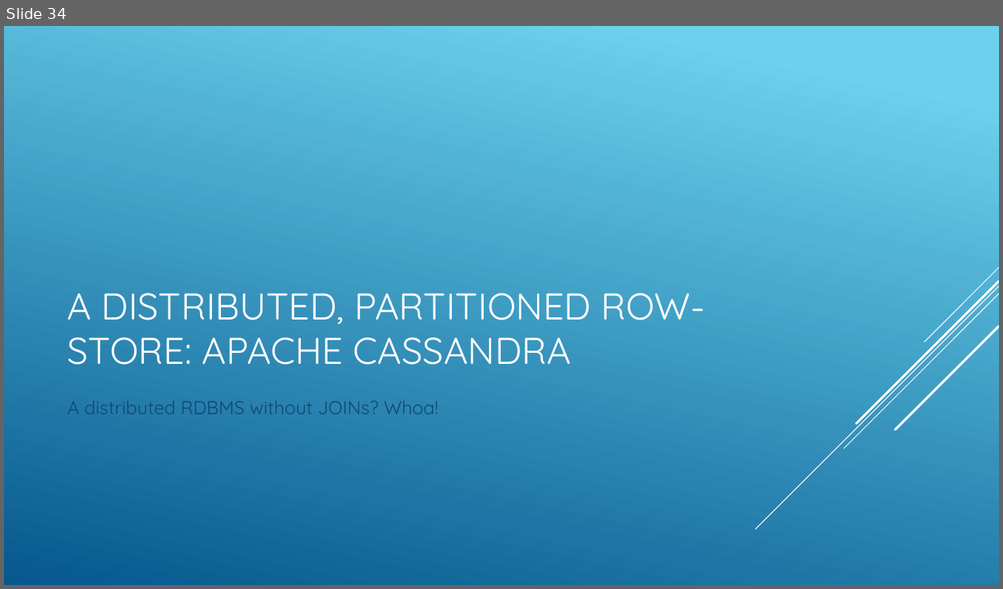
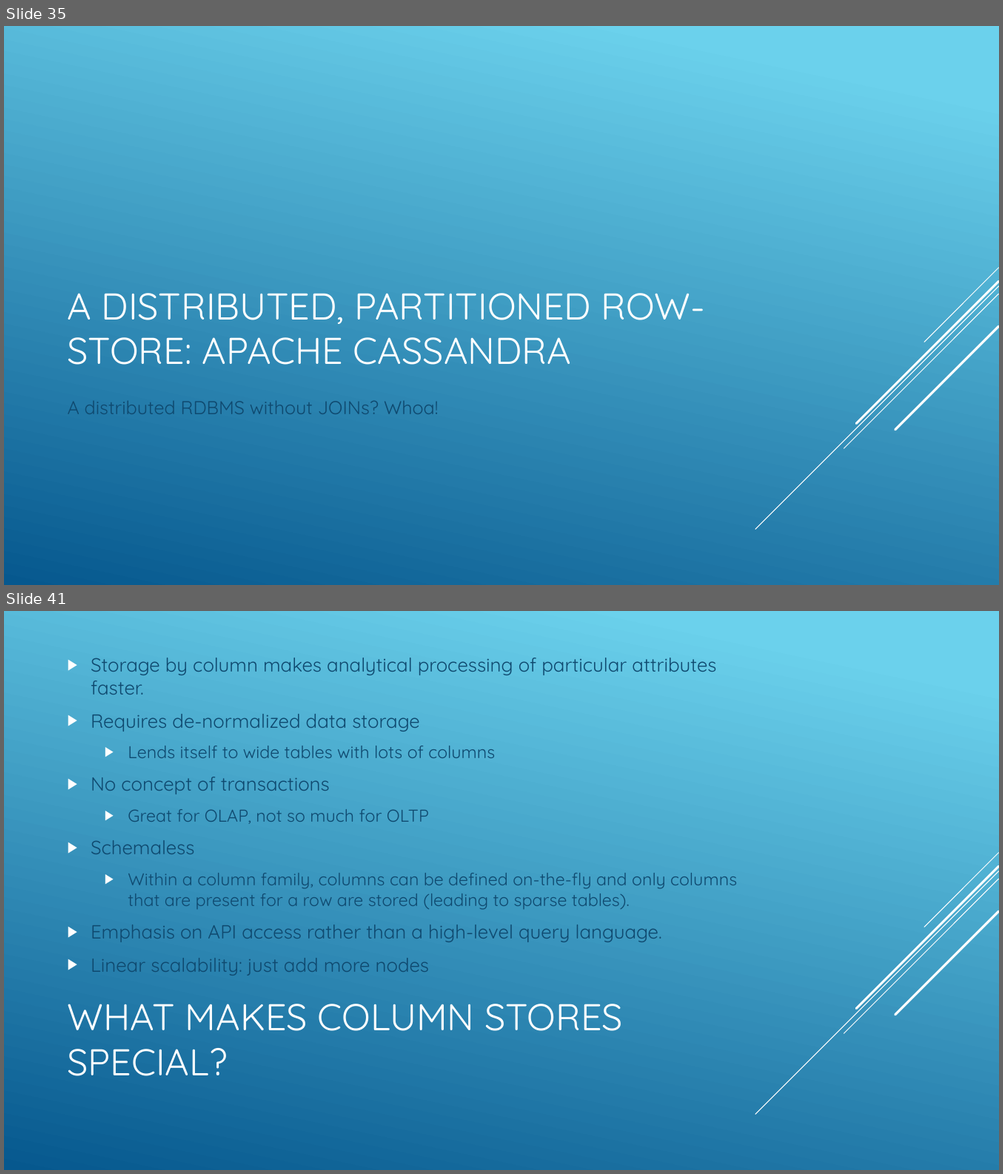
Before and after one commit to jbreyer/Polyglot, a slide deck: Polyglot Persistence and NOSQL.pptx. Shown one above the other, each under a label of ours: slide 34 before the commit, slides 35 and 41 after it; the slides between them are not shown. The pictures are 1003x589 and 1003x1174 pixels, drawn with LibreOffice and Linux fonts; fonts in the diff are those of the drawing. Boxes give left, top, right and bottom in pixels: in the first picture for what was removed or moved away, otherwise in the second. Text is boxed around its words. In the diff, an @@ line names an element or a change of style, - is before the commit and + after.

```diff
--- a/Polyglot Persistence and NOSQL.pptx
+++ b/Polyglot Persistence and NOSQL.pptx
@@ slide 41 added at [4,611,999,1170], background gradient #6ED2EB to #06588E; not listed: 5 template elements that a slide beside it also shows @@
@@ text added at [91,658,737,972], 18.5 pt, text #0F496F @@
+▶ Storage by column makes analytical processing of particular attributes faster.
+▶ Requires de-normalized data storage
+  ▶ Lends itself to wide tables with lots of columns
+▶ No concept of transactions
+  ▶ Great for OLAP, not so much for OLTP
+▶ Schemaless
+  ▶ Within a column family, columns can be defined on-the-fly and only columns that are present for a row are stored (leading to sparse tables).
+▶ Emphasis on API access rather than a high-level query language.
+▶ Linear scalability: just add more nodes
@@ title added at [68,1004,623,1076], 36 pt, text #FFFFFF @@
+WHAT MAKES COLUMN STORES SPECIAL?
@@ what was slide 34 is now slide 35 @@
```
Also in this commit, not shown: 6 slides changed, 19 other slides added, 1 slide removed.
